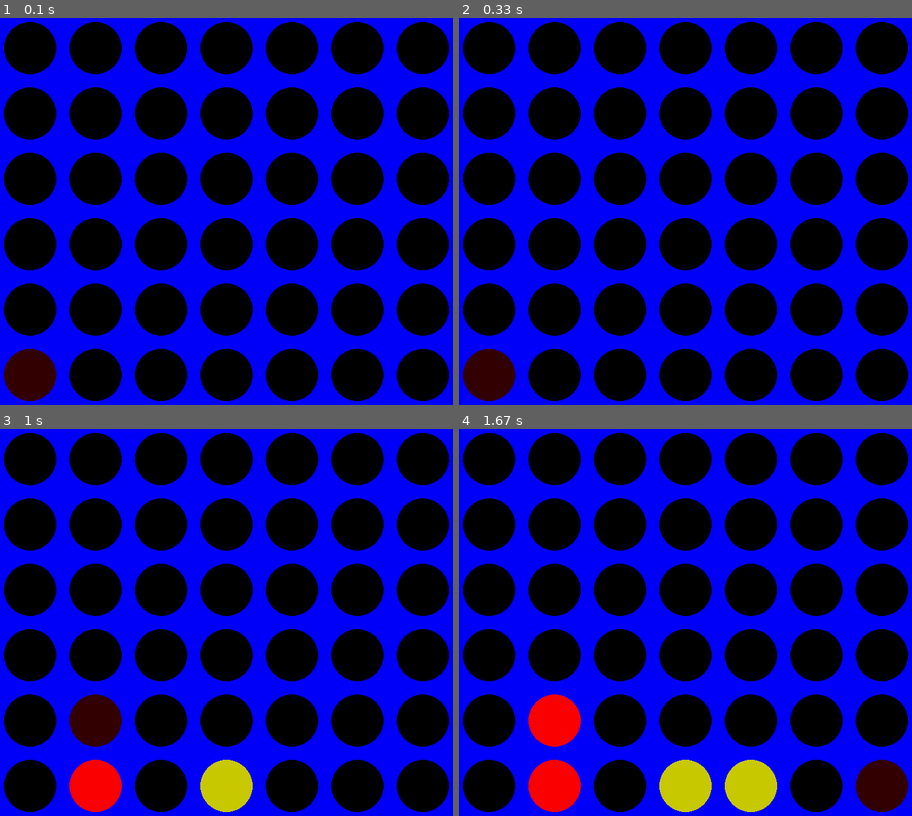
Above: before the commit, frames 1-4 (two rows, left to right).
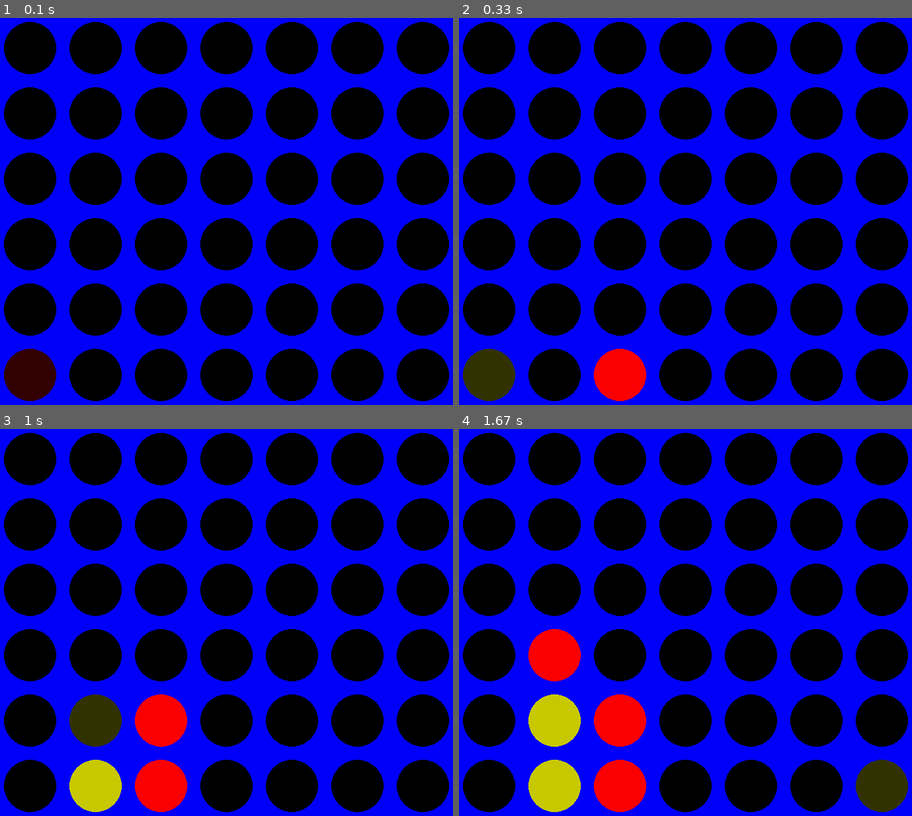
Above: after the commit, the same moments.

Repository: AtticusFinch2/Personal-stuff
Game: pygame game, started from ConnectFour/c4game.py
Same seed, same stepped clock (60 frames per second), same inputs: the game is played once before the commit and once after it.
Inputs (mouse positions are in pixels of both pictures, inside the frame that each line leads up to):
- Up to frame 1 (0.1 s): no input
- Up to frame 2 (0.33 s): no input
- Up to frame 3 (1 s): click (226, 622) at 0.38 s; tap Space at 0.73 s; click (86, 564) at 0.75 s
- Up to frame 4 (1.67 s): tap Space at 1.03 s; click (694, 490) at 1.22 s; click (857, 769) at 1.55 s

Frame 1 is identical in both runs. In frame 2, 2.4% of the frame differs, in the area x 0-42%, y 85-99%; in frame 3, 6.1%; in frame 4, 9.7%, in the area x 15-100%, y 51-99%.

Commit message:
can play both now

Diff:
--- a/ConnectFour/c4game.py
+++ b/ConnectFour/c4game.py
@@ -77,7 +77,7 @@
         drawWinner(model)
         # flip() the display to put your work on screen
         pygame.display.flip()
-        if ticker >= 5 and model.player == 2:  # increase to slow it down
+        if ticker >= 5 and model.player == 1:  # increase to slow it down, change the == statement to change who plays
             ai_handler(model)
             ticker = 0
         else:
--- a/ConnectFour/c4logic.py
+++ b/ConnectFour/c4logic.py
@@ -236,7 +236,7 @@
 WinnerInt = 1000000
 
 
-def minimax(node, depth, player):
+def minimax(node, depth, player, globalMover):
     if depth == 0:
         return static_value(node, player)  # * adjust[player]
     winner = wins(node)
@@ -249,8 +249,8 @@
         if node[col][0] == 0
     ]
     for child in children:
-        x = minimax(child, depth - 1, switch[player])
-        value = min(value, x) if player == 2 else max(value, x)
+        x = minimax(child, depth - 1, switch[player], globalMover)
+        value = min(value, x) if player == globalMover else max(value, x)
     return value  # * adjust[player]
 
 
@@ -260,13 +260,15 @@
 
 def best_move(board, player, depth):  # returns value of each move
     moves = []
+    adjust[player] = -1
+    adjust[switch[player]] = 1
     for move in range(7):
         placement = placeMoveFast(board, move)
         new_board = copy.deepcopy(board)
         new_board[placement[0]][placement[1]] = player
         if board[move][0] == 0:
             moves.append(
-                (minimax(new_board, depth - 1, switch[player]), move, new_board)
+                (minimax(new_board, depth - 1, switch[player], player), move, new_board)
             )
     moves.sort(key=sortFirst)
     return moves[0]
@@ -281,7 +283,7 @@
     with cProfile.Profile() as pr:
         pr.enable()
         # for _ in range(2000):
-        print(best_move(board_ex, 2, 5))
+        print(best_move(board_ex, 1, 5))
         pr.disable()
         pr.print_stats(sort="tottime")
 endtime2 = time.time()
